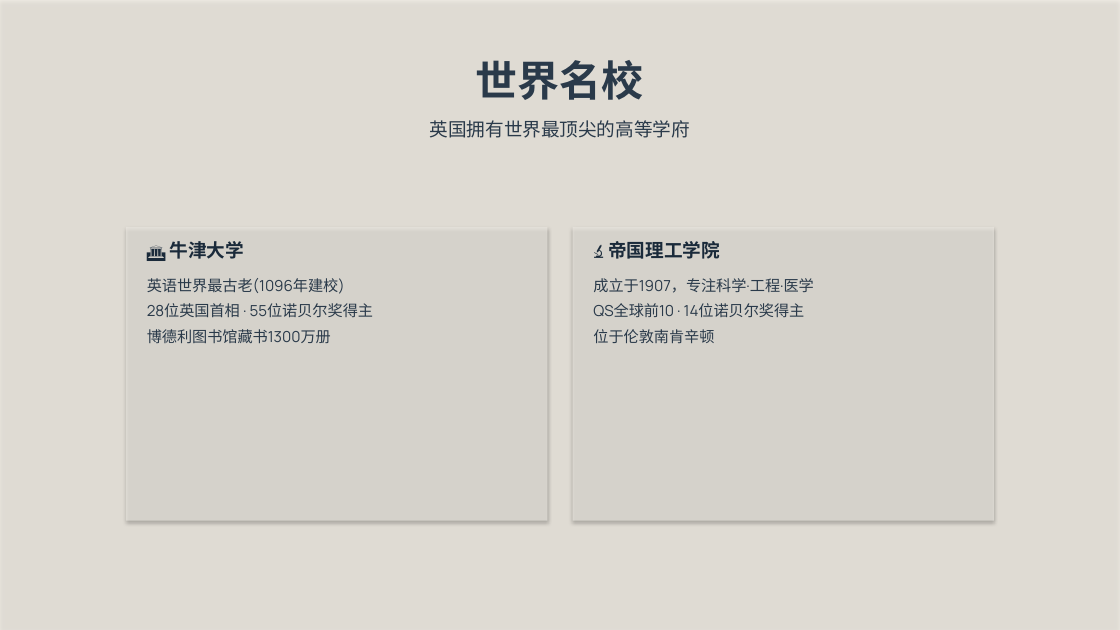
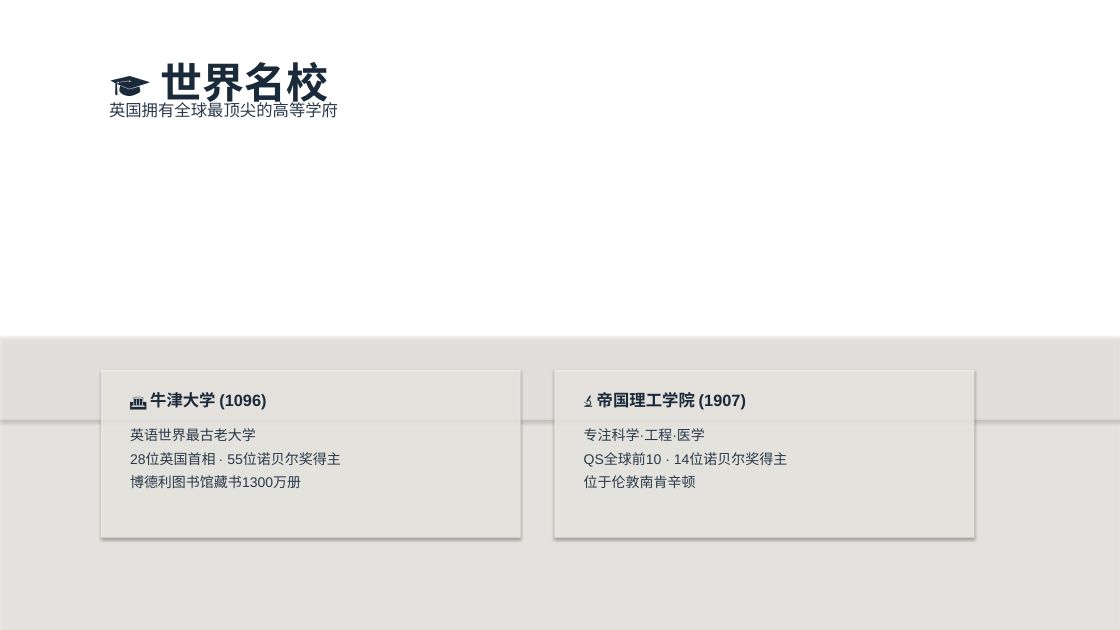
Before and after one commit to jasoneip01-pixel/uk-explorer, a slide deck: slide 9 of 走近英国.pptx. Drawn at 1120x630 pixels with LibreOffice and Linux fonts; fonts in the diff are those of the drawing; background and template pictures are left out. Boxes give left, top, right and bottom in pixels: in the first picture for what was removed or moved away, otherwise in the second. Text is boxed around its words. In the diff, an @@ line names an element or a change of style, - is before the commit and + after.

```diff
--- a/走近英国.pptx
+++ b/走近英国.pptx
@@ text at <box>160,62,328,108</box>: text changed; font Manrope to Arial; text colour #2A3A4A to #1A2A3A @@
-世界名校
+🎓 世界名校
@@ text at <box>109,100,338,118</box>: text changed; size 16 to 14 pt; font Manrope to Arial @@
-英国拥有世界最顶尖的高等学府
+英国拥有全球最顶尖的高等学府
@@ rectangle removed at <box>126,227,548,521</box> @@
@@ rectangle removed at <box>573,227,995,521</box> @@
@@ rectangle added at <box>0,336,1120,420</box>, fill #F0EDE8 at 50% opacity @@
@@ rectangle added at <box>101,370,521,538</box>, fill #F5F2ED at 80% opacity @@
@@ rectangle added at <box>555,370,975,538</box>, fill #F5F2ED at 80% opacity @@
@@ text at <box>150,392,266,410</box>: text changed; size 16 to 14 pt; font Manrope to Arial @@
-🏛️ 牛津大学
+🏛️ 牛津大学 (1096)
@@ text at <box>597,392,746,410</box>: text changed; size 16 to 14 pt; font Manrope to Arial @@
-🔬 帝国理工学院
+🔬 帝国理工学院 (1907)
@@ rectangle: place and size @@
-rectangle at <box>0,0,1120,630</box>
+rectangle at <box>0,420,1120,630</box>
@@ rectangle at <box>0,420,1120,630</box>: fill #EBE6DC at 75% opacity to #F0EDE8 at 80% opacity @@
@@ text at <box>130,428,340,488</box>: text changed; size 13 to 12 pt; font Manrope to Arial @@
-英语世界最古老(1096年建校)
-28位英国首相 · 55位诺贝尔奖得主
-博德利图书馆藏书1300万册
+英语世界最古老大学
+28位英国首相 · 55位诺贝尔奖得主
+博德利图书馆藏书1300万册
@@ text at <box>584,428,788,488</box>: text changed; size 13 to 12 pt; font Manrope to Arial @@
-成立于1907，专注科学·工程·医学
-QS全球前10 · 14位诺贝尔奖得主
-位于伦敦南肯辛顿
+专注科学·工程·医学
+QS全球前10 · 14位诺贝尔奖得主
+位于伦敦南肯辛顿
```
Also in this commit, not shown: 10 other slides changed.
